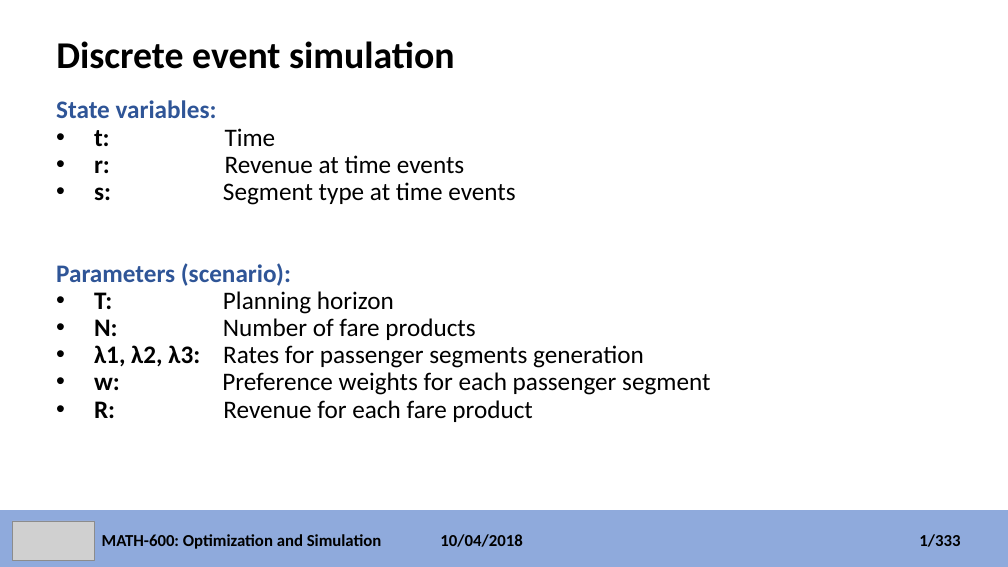
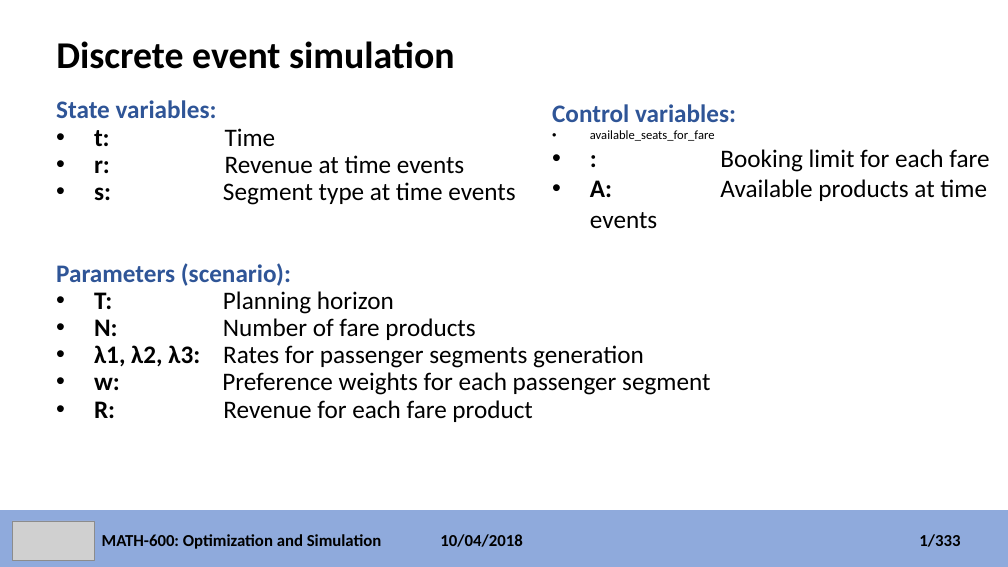
Before and after one commit to faymanns/simulation_and_optimization, a slide deck: slide 4 of simulation_project.pptx. Drawn at 1008x567 pixels with LibreOffice and Linux fonts; fonts in the diff are those of the drawing; grey boxes stand for pictures. Boxes give left, top, right and bottom in pixels: in the first picture for what was removed or moved away, otherwise in the second. Text is boxed around its words. In the diff, an @@ line names an element or a change of style, - is before the commit and + after.

```diff
--- a/simulation_project.pptx
+++ b/simulation_project.pptx
@@ text added at (x1=552, y1=104, x2=989, y2=201), 24 pt, text #000000 @@
+Control variables:
+• available_seats_for_fare
+• : Booking limit for each fare
+• A: Available products at time events
```
Also in this commit, not shown: 7 other slides changed, 7 slides added.
